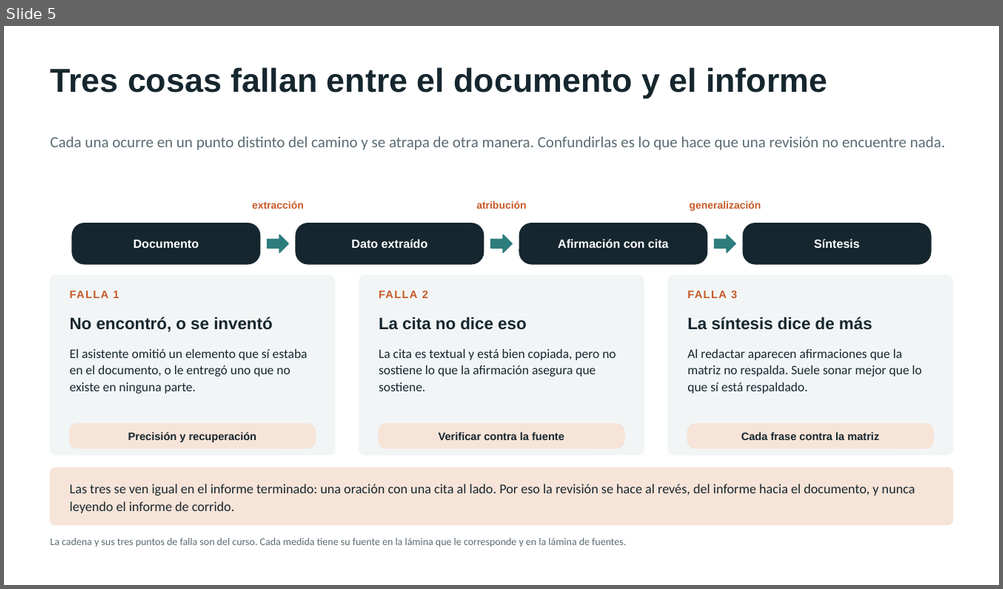
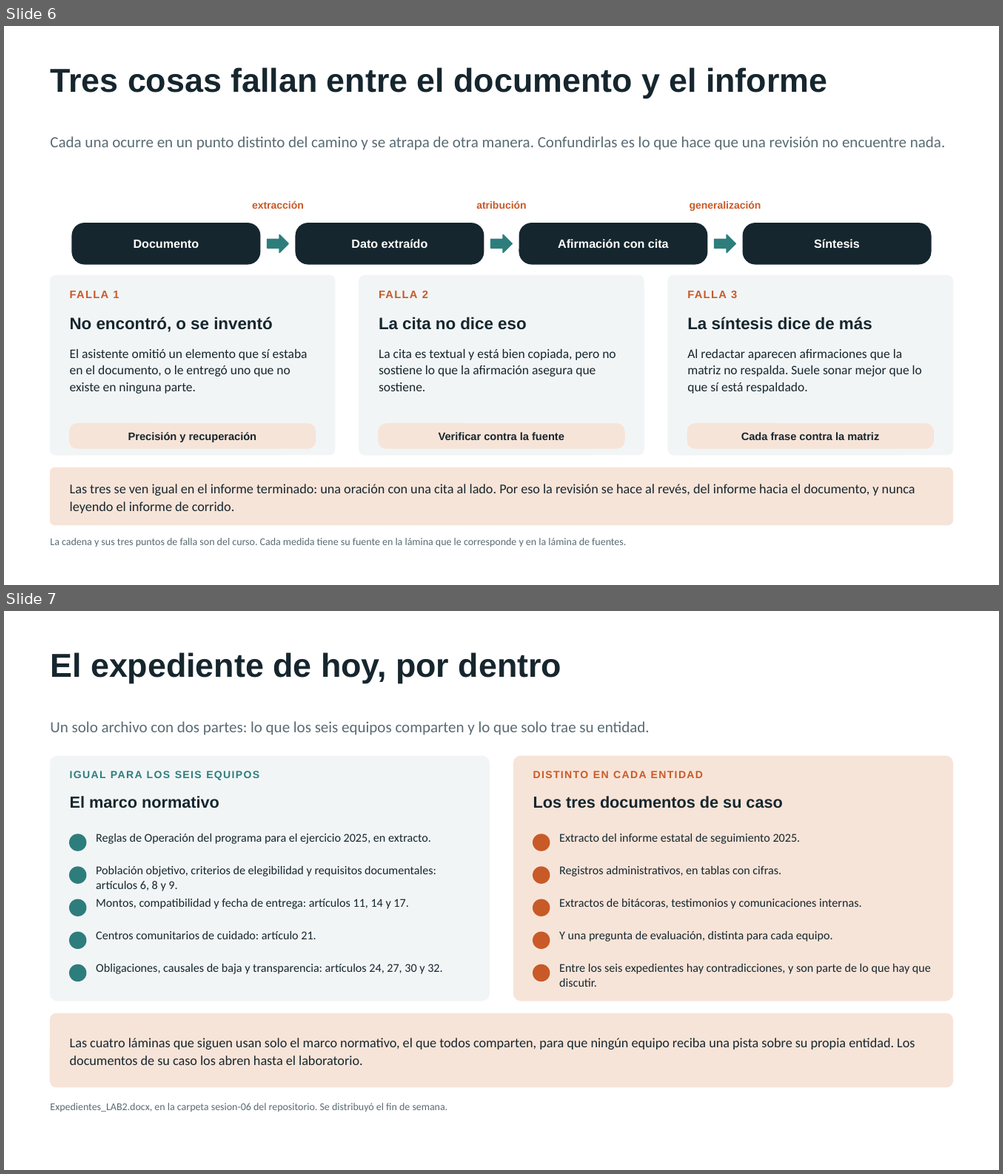
Before and after one commit to marvtrejo/curso-inegi-gen-ai, a slide deck: sesion-06/Sesion_06_Laboratorio_Cualitativo.pptx. Shown one above the other, each under a label of ours: slide 5 before the commit, slides 6 and 7 after it. The pictures are 1003x589 and 1003x1174 pixels, drawn with LibreOffice and Linux fonts; fonts in the diff are those of the drawing. Boxes give left, top, right and bottom in pixels: in the first picture for what was removed or moved away, otherwise in the second. Text is boxed around its words. In the diff, an @@ line names an element or a change of style, - is before the commit and + after.

```diff
--- a/sesion-06/Sesion_06_Laboratorio_Cualitativo.pptx
+++ b/sesion-06/Sesion_06_Laboratorio_Cualitativo.pptx
@@ slide 7 added at bbox=[4, 611, 999, 1170], background #FFFFFF @@
@@ text added at bbox=[50, 652, 561, 684], 32 pt, text #16262E, bold @@
+El expediente de hoy, por dentro
@@ text added at bbox=[50, 721, 649, 735], 15 pt, text #5A6B73 @@
+Un solo archivo con dos partes: lo que los seis equipos comparten y lo que solo trae su entidad.
@@ rounded rectangle added at bbox=[51, 757, 489, 1001], fill #F2F5F6, outline #F2F5F6 1 pt @@
@@ rounded rectangle added at bbox=[514, 757, 952, 1001], fill #F7E4D8, outline #F7E4D8 1 pt @@
@@ text added at bbox=[70, 771, 259, 780], 10 pt, text #2E7D7D, bold @@
+IGUAL PARA LOS SEIS EQUIPOS
@@ text added at bbox=[533, 771, 703, 778], 10 pt, text #C85A28, bold @@
+DISTINTO EN CADA ENTIDAD
@@ text added at bbox=[70, 796, 219, 809], 15.5 pt, text #16262E, bold @@
+El marco normativo
@@ text added at bbox=[533, 796, 782, 809], 15.5 pt, text #16262E, bold @@
+Los tres documentos de su caso
@@ ellipse added at bbox=[70, 834, 86, 851], fill #2E7D7D, outline #2E7D7D 1 pt @@
@@ text added at bbox=[96, 833, 431, 844], 11.5 pt, text #16262E @@
+Reglas de Operación del programa para el ejercicio 2025, en extracto.
@@ ellipse added at bbox=[533, 834, 549, 851], fill #C85A28, outline #C85A28 1 pt @@
@@ text added at bbox=[559, 833, 800, 844], 11.5 pt, text #16262E @@
+Extracto del informe estatal de seguimiento 2025.
@@ ellipse added at bbox=[70, 867, 86, 883], fill #2E7D7D, outline #2E7D7D 1 pt @@
@@ text added at bbox=[96, 866, 436, 891], 11.5 pt, text #16262E @@
+Población objetivo, criterios de elegibilidad y requisitos documentales: artículos 6, 8 y 9.
@@ ellipse added at bbox=[533, 867, 549, 883], fill #C85A28, outline #C85A28 1 pt @@
@@ text added at bbox=[559, 866, 781, 877], 11.5 pt, text #16262E @@
+Registros administrativos, en tablas con cifras.
@@ text added at bbox=[96, 898, 408, 909], 11.5 pt, text #16262E @@
+Montos, compatibilidad y fecha de entrega: artículos 11, 14 y 17.
@@ text added at bbox=[559, 898, 861, 909], 11.5 pt, text #16262E @@
+Extractos de bitácoras, testimonios y comunicaciones internas.
@@ ellipse added at bbox=[70, 900, 86, 916], fill #2E7D7D, outline #2E7D7D 1 pt @@
@@ ellipse added at bbox=[533, 900, 549, 916], fill #C85A28, outline #C85A28 1 pt @@
@@ ellipse added at bbox=[70, 933, 86, 949], fill #2E7D7D, outline #2E7D7D 1 pt @@
@@ text added at bbox=[96, 931, 316, 940], 11.5 pt, text #16262E @@
+Centros comunitarios de cuidado: artículo 21.
@@ ellipse added at bbox=[533, 933, 549, 949], fill #C85A28, outline #C85A28 1 pt @@
@@ text added at bbox=[559, 931, 833, 942], 11.5 pt, text #16262E @@
+Y una pregunta de evaluación, distinta para cada equipo.
@@ ellipse added at bbox=[70, 965, 86, 982], fill #2E7D7D, outline #2E7D7D 1 pt @@
@@ text added at bbox=[96, 963, 442, 974], 11.5 pt, text #16262E @@
+Obligaciones, causales de baja y transparencia: artículos 24, 27, 30 y 32.
@@ ellipse added at bbox=[533, 965, 549, 982], fill #C85A28, outline #C85A28 1 pt @@
@@ text added at bbox=[559, 963, 930, 987], 11.5 pt, text #16262E @@
+Entre los seis expedientes hay contradicciones, y son parte de lo que hay que discutir.
@@ rounded rectangle added at bbox=[51, 1014, 952, 1087], fill #F7E4D8, outline #F7E4D8 1 pt @@
@@ text added at bbox=[70, 1038, 914, 1065], 13 pt, text #16262E @@
+Las cuatro láminas que siguen usan solo el marco normativo, el que todos comparten, para que ningún equipo reciba una pista sobre su propia entidad. Los documentos de su caso los abren hasta el laboratorio.
@@ text added at bbox=[50, 1103, 448, 1112], 10 pt, text #5A6B73 @@
+Expedientes_LAB2.docx, en la carpeta sesion-06 del repositorio. Se distribuyó el fin de semana.
@@ what was slide 5 is now slide 6 @@
```
Also in this commit, not shown: 10 slides changed, 2 other slides added, 2 other files.
